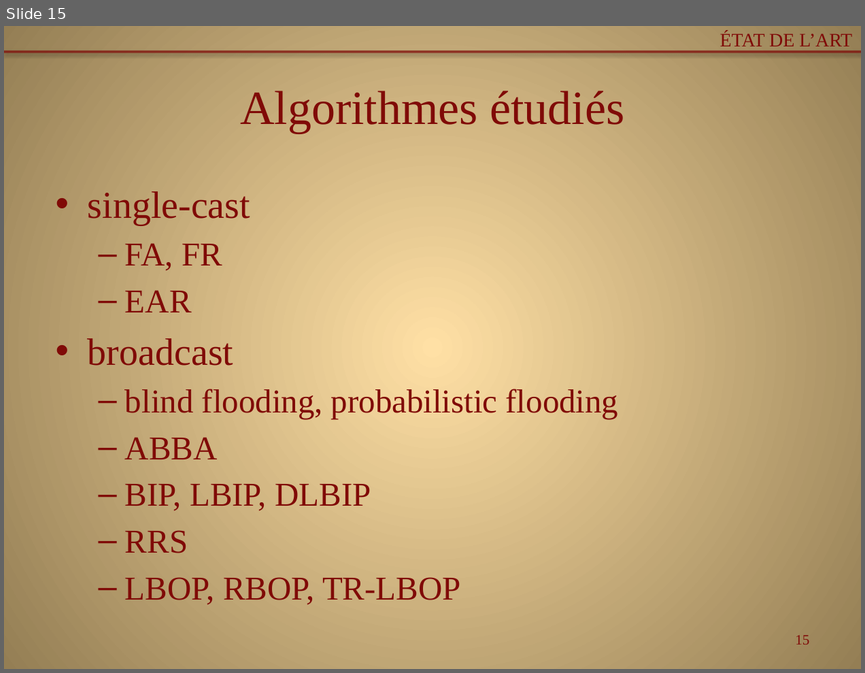
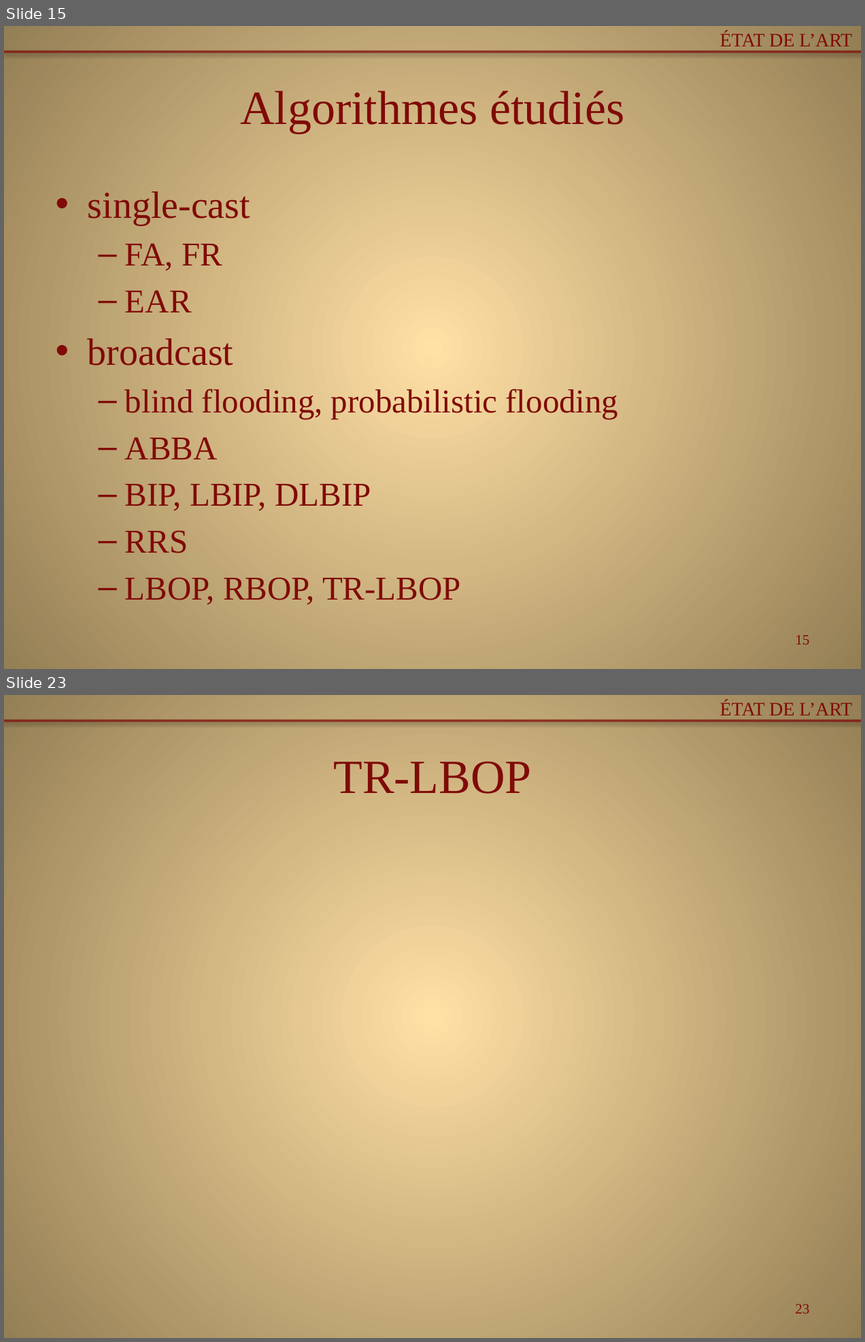
Before and after one commit to Patre/Energy-saving-in-sensors--networks, a slide deck: Redaction/pres.pptx. Shown one above the other, each under a label of ours: slide 15 before the commit, slides 15 and 23 after it; the slides between them are not shown. The pictures are 865x673 and 865x1342 pixels, drawn with LibreOffice and Linux fonts; fonts in the diff are those of the drawing. Boxes give left, top, right and bottom in pixels: in the first picture for what was removed or moved away, otherwise in the second. Text is boxed around its words. In the diff, an @@ line names an element or a change of style, - is before the commit and + after.

```diff
--- a/Redaction/pres.pptx
+++ b/Redaction/pres.pptx
@@ slide 23 added at [4,695,861,1338], background gradient #FFDFA6 to #957E54; not listed: 1 template element that a slide beside it also shows @@
@@ text added at [720,700,852,715], 16 pt, text #800A07 @@
+ÉTAT DE L’ART
@@ title added at [333,761,531,794], 40 pt, text #800A07 @@
+TR-LBOP
@@ page number added at [795,1304,809,1313], 12 pt, text #800A07 @@
+23
```
Also in this commit, not shown: 3 slides changed, 11 other slides added, 1 other file.
